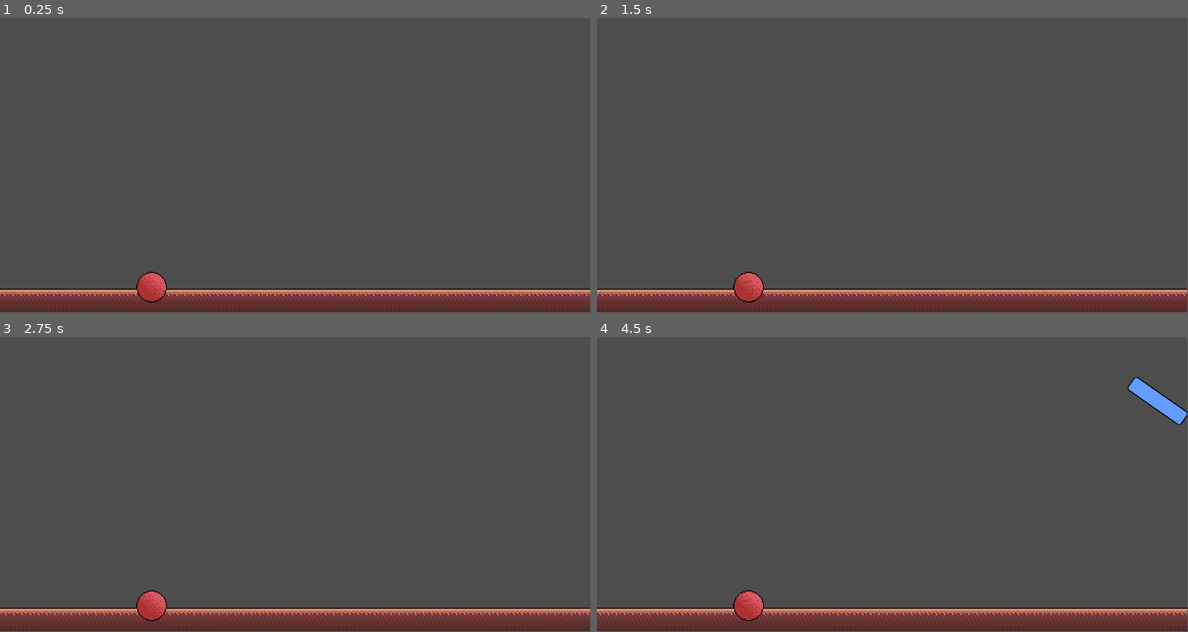
Above: before the commit, frames 1-4 (two rows, left to right).
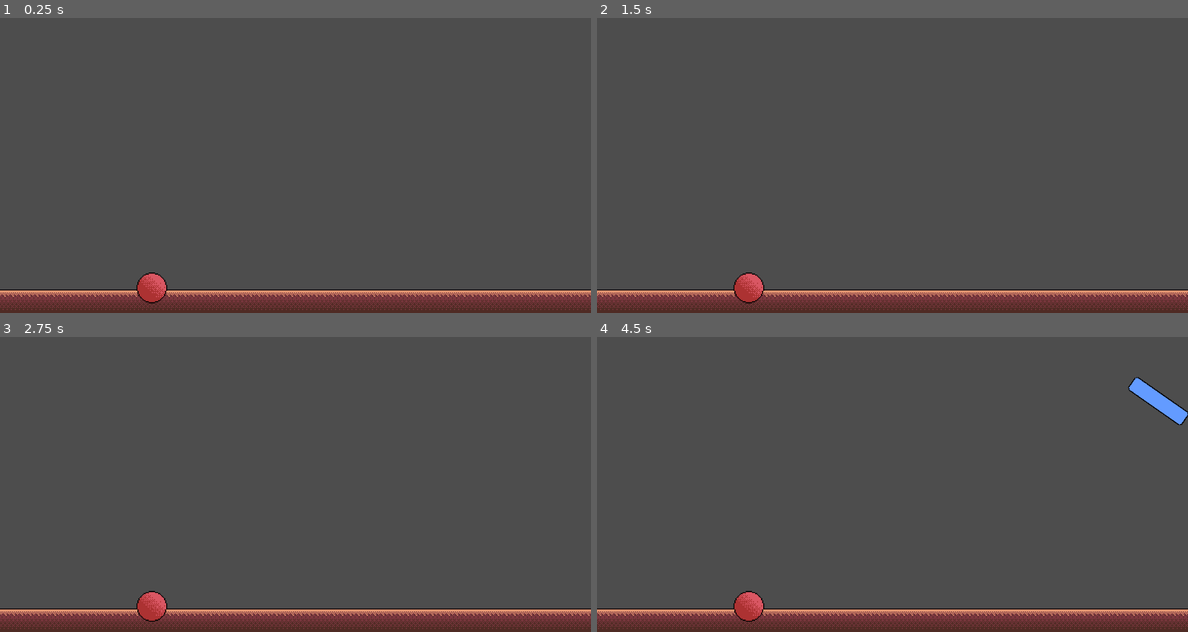
Above: after the commit, the same moments.

Repository: Mvgedev/joyride
Game: Godot game, scene res://scenes/game_scene.tscn
The game is run twice, just before and just after one commit, with the same random seed, the same clock (stepped at 60 frames per second) and the same inputs.
Inputs:
- Up to frame 1 (0.25 s): no input
- Up to frame 2 (1.5 s): tap Enter (ui_accept) at 0.5, 0.77 s
- Up to frame 3 (2.75 s): tap Enter (ui_accept) at 1.52 s
- Up to frame 4 (4.5 s): tap Enter (ui_accept) at 3.02, 3.77 s
In our replay, the window is 799x399 before the commit and 800x400 after it. These sizes can differ from the game's own. Grey fills any space a smaller window leaves; there, only what the larger window draws over its background counts as a difference.

The runs differ from the first frame. In frame 1, 3.1% of the frame differs, in the area x 0-100%, y 0-99%; in frame 2, 3.2%; in frame 3, 3.2%; in frame 4, 3.3%.

Commit message:
Bug fixing
- Collision between Zapper and ground triggering Killzone

Diff:
--- a/project.godot
+++ b/project.godot
@@ -18,6 +18,7 @@
 [display]
 
 window/size/viewport_height=576
+window/stretch/mode="viewport"
 
 [rendering]
 
--- a/scenes/missile.tscn
+++ b/scenes/missile.tscn
@@ -32,7 +32,7 @@
 
 [node name="Killzone" parent="." instance=ExtResource("2_35udt")]
 collision_layer = 9
-collision_mask = 3
+collision_mask = 2
 
 [node name="CollisionShape2D" type="CollisionShape2D" parent="Killzone"]
 rotation = 1.5707964
--- a/scenes/player_character.tscn
+++ b/scenes/player_character.tscn
@@ -58,5 +58,10 @@
 collision_mask = 8
 collide_with_areas = true
 
+[node name="InvulnTimer" type="Timer" parent="."]
+
+[node name="AnimationPlayer" type="AnimationPlayer" parent="."]
+
 [connection signal="body_entered" from="Area2D" to="." method="_on_area_2d_body_entered"]
 [connection signal="body_exited" from="Area2D" to="." method="_on_area_2d_body_exited"]
+[connection signal="timeout" from="InvulnTimer" to="." method="_on_invuln_timer_timeout"]
--- a/scenes/zapper.tscn
+++ b/scenes/zapper.tscn
@@ -30,7 +30,7 @@
 sprite_frames = SubResource("SpriteFrames_tgqbo")
 
 [node name="Killzone" parent="." instance=ExtResource("2_rwb7l")]
-collision_mask = 3
+collision_mask = 2
 
 [node name="CollisionShape2D" type="CollisionShape2D" parent="Killzone"]
 position = Vector2(-0.5, 0)
--- a/scripts/killzone.gd
+++ b/scripts/killzone.gd
@@ -1,5 +1,5 @@
 extends Area2D
 
-func _on_body_entered(_body: Node2D) -> void:
-	print("Ouch")
+func _on_body_entered(body: Node2D) -> void:
+	print("Ouch" + str(body.get_parent()))
 	get_tree().current_scene.get_node("GameManager").damage()
--- a/scripts/player_character.gd
+++ b/scripts/player_character.gd
@@ -20,6 +20,7 @@
 var health = 3
 var shield = false
 @onready var collision_shape_2d: CollisionShape2D = $CollisionShape2D
+@onready var invuln_timer: Timer = $InvulnTimer
 
 # Called when the node enters the scene tree for the first time.
 func _ready() -> void:
@@ -70,6 +71,9 @@
 		shield = false
 	else:
 		health -= 1
+	collision_shape_2d.disabled = true
+	invuln_timer.start(1)
+
 	# Disable collision for 2 sec
 	# check if dead
 
@@ -81,3 +85,7 @@
 func _on_area_2d_body_exited(_body: Node2D) -> void:
 	on_ground = false
 	pass # Replace with function body.
+
+
+func _on_invuln_timer_timeout() -> void:
+	collision_shape_2d.disabled = false
